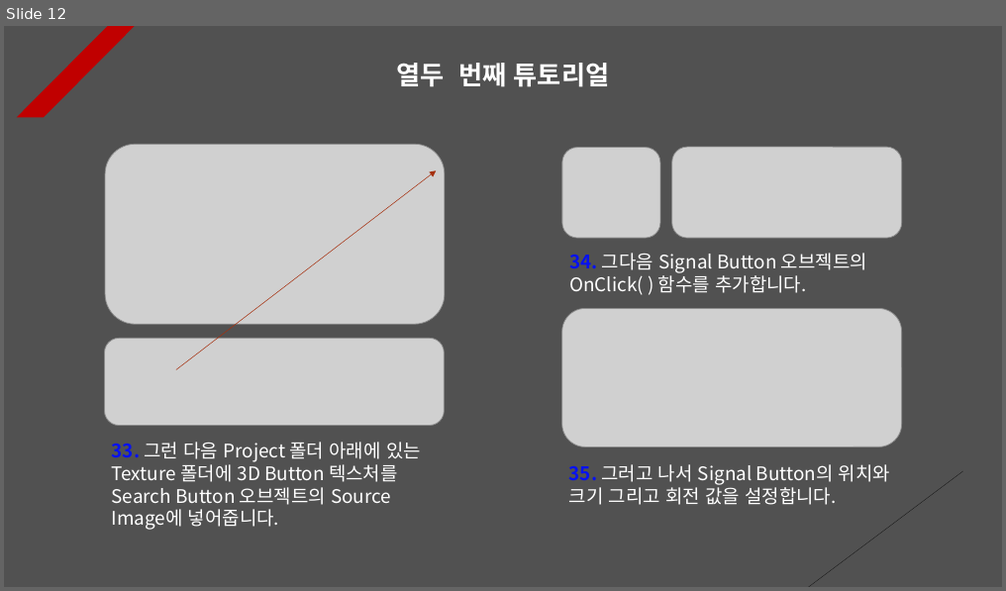
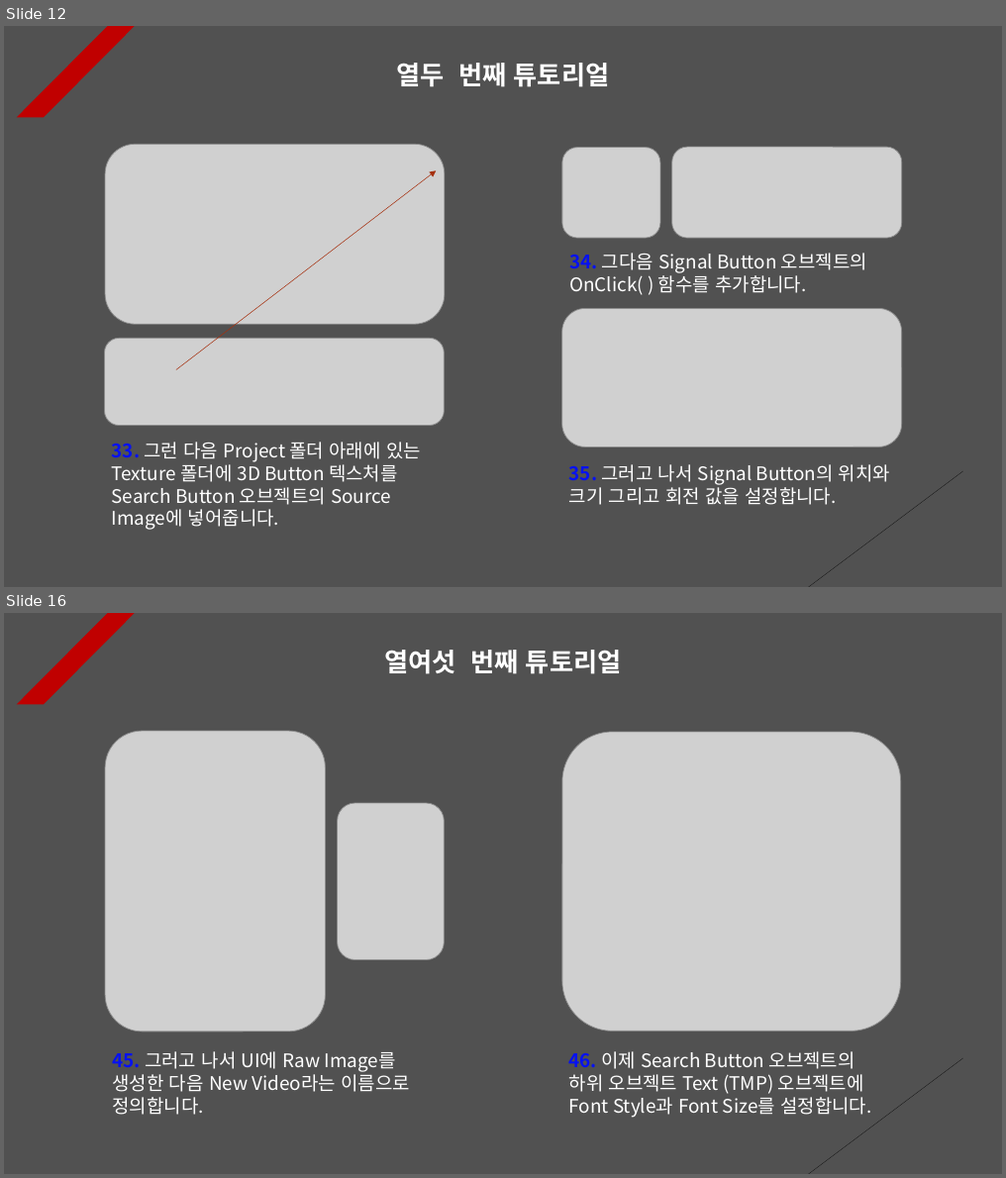
Before and after one commit to Unity2033/3D-UnityEngine, a slide deck: Assets/Sound/PPT Data/Sound Example.pptx. Shown one above the other, each under a label of ours: slide 12 before the commit, slides 12 and 16 after it; the slides between them are not shown. The pictures are 1006x591 and 1006x1178 pixels, drawn with LibreOffice and Linux fonts; fonts in the diff are those of the drawing; grey boxes stand for pictures. Boxes give left, top, right and bottom in pixels: in the first picture for what was removed or moved away, otherwise in the second. Text is boxed around its words. In the diff, an @@ line names an element or a change of style, - is before the commit and + after.

Commit message:
Rotation Tutorial Renewal
- Implement simple search for game
  objects

- Each PPT data update

- Delete resource data

```diff
--- a/Assets/Sound/PPT Data/Sound Example.pptx
+++ b/Assets/Sound/PPT Data/Sound Example.pptx
@@ slide 16 added at (4,613,1002,1174), background #515151; not listed: 2 template elements that a slide beside it also shows @@
@@ text added at (384,650,621,674), 25 pt, text #FFFFFF, bold @@
+열여섯 번째 튜토리얼
@@ picture added at (105,731,325,1032) @@
@@ picture added at (562,732,901,1032) @@
@@ picture added at (338,803,445,960) @@
@@ text added at (113,1052,410,1115), 18 pt, text #FFFFFF @@
+45. 그러고 나서 UI에 Raw Image를 생성한 다음 New Video라는 이름으로 정의합니다.
@@ text added at (569,1052,871,1118), 18 pt, text #FFFFFF @@
+46. 이제 Search Button 오브젝트의 하위 오브젝트 Text (TMP) 오브젝트에 Font Style과 Font Size를 설정합니다.
```
Also in this commit, not shown: 2 slides changed, 4 other slides added, 11 other files.
